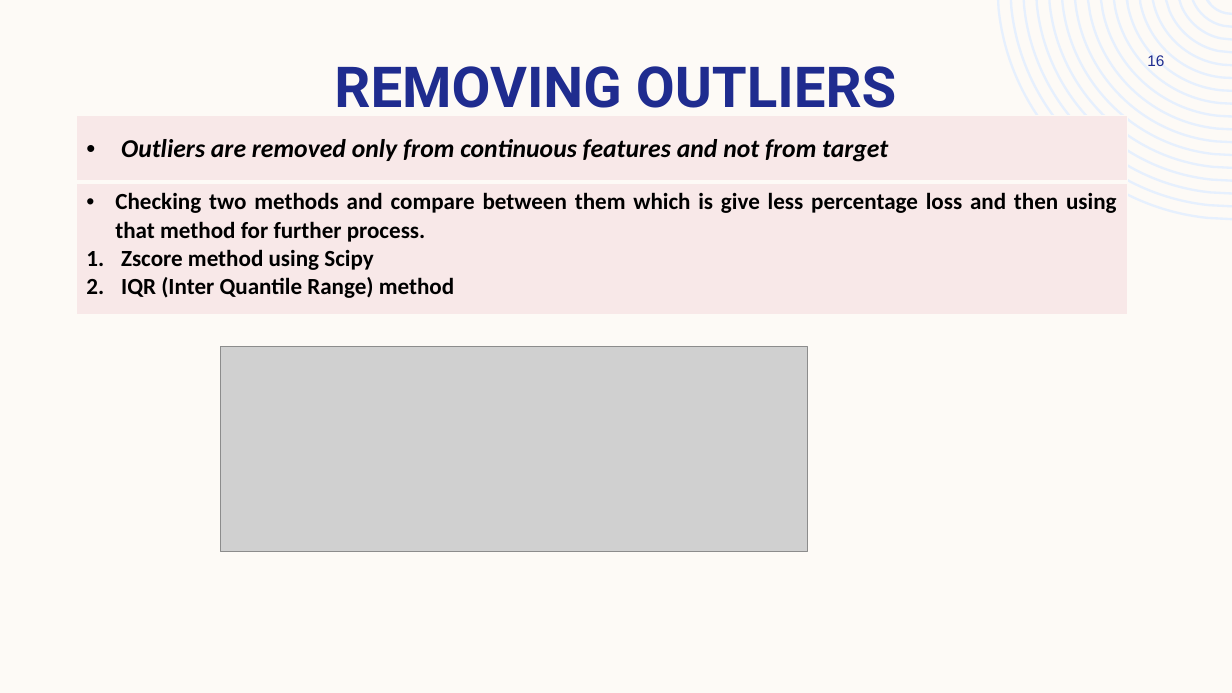
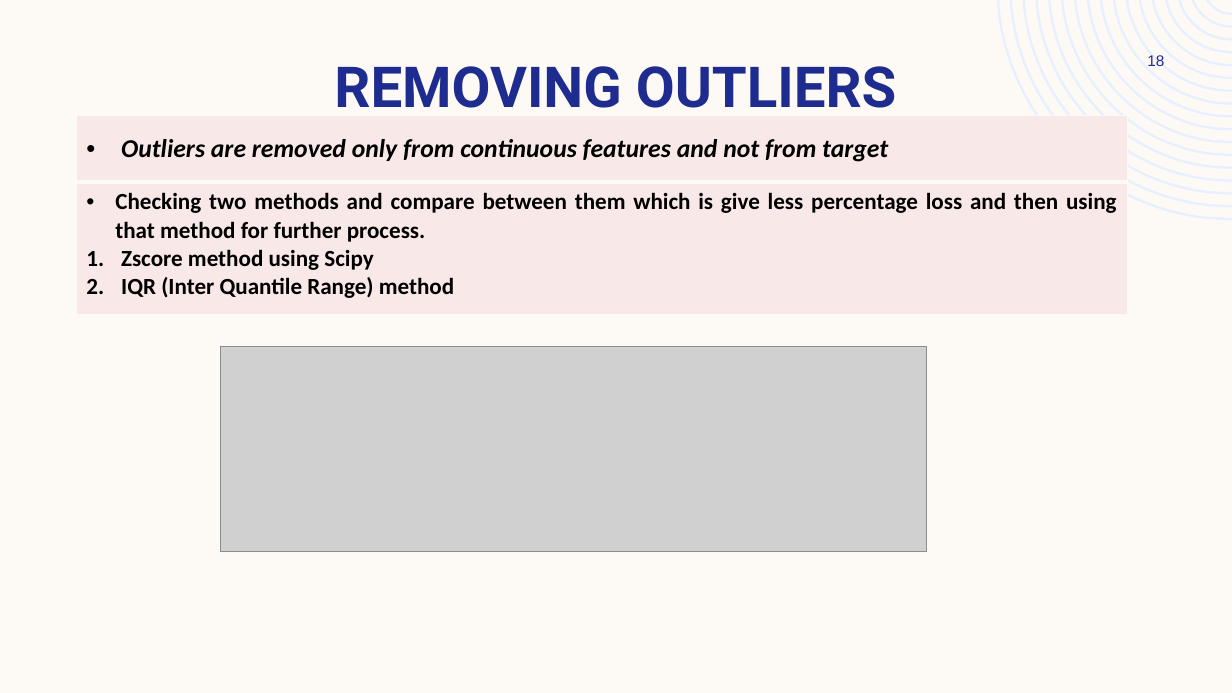
Before and after one commit to ArchanaKumari846/Internship, a slide deck: slide 18 of Project/car price prediction/car price prediction.pptx (slide 16 before the commit). Drawn at 1232x693 pixels with LibreOffice and Linux fonts; fonts in the diff are those of the drawing; grey boxes stand for pictures. Boxes give left, top, right and bottom in pixels: in the first picture for what was removed or moved away, otherwise in the second. Text is boxed around its words. In the diff, an @@ line names an element or a change of style, - is before the commit and + after.

```diff
--- a/Project/car price prediction/car price prediction.pptx
+++ b/Project/car price prediction/car price prediction.pptx
@@ page number at bbox=[1147, 55, 1164, 66]: text changed @@
-16
+18
@@ picture: place and size @@
-picture at bbox=[220, 347, 807, 552]
+picture at bbox=[220, 347, 927, 552]
```
Also in this commit, not shown: 6 other slides changed, 2 slides added, 1 other file.
